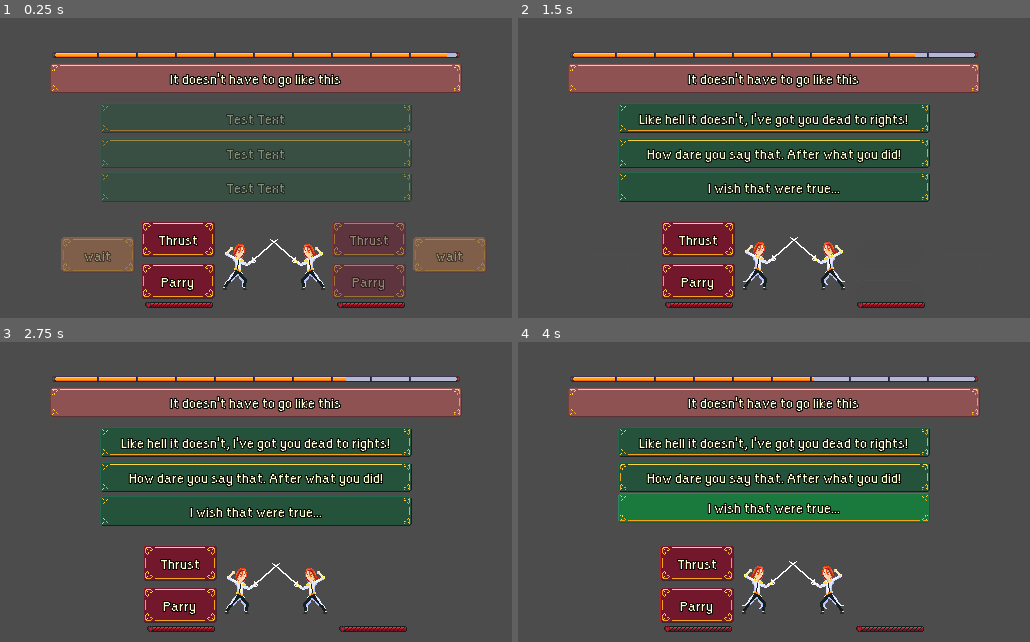
Above: before the commit, frames 1-4 (two rows, left to right).
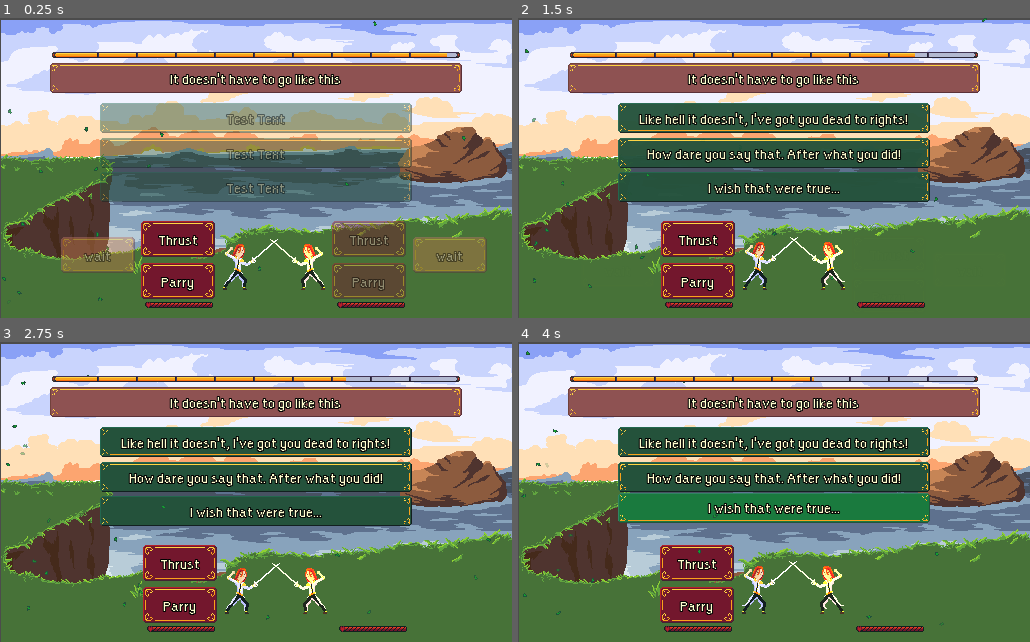
Above: after the commit, the same moments.

Repository: jibberwocky/LD51
Game: Godot game, scene res://DuelScene.tscn
Same seed, same stepped clock (60 frames per second), same inputs: the game is played once before the commit and once after it.
Inputs (mouse positions are in pixels of both pictures, inside the frame that each line leads up to):
- Up to frame 1 (0.25 s): no input
- Up to frame 2 (1.5 s): click (774, 78) at 0.52 s; click (774, 78) at 1.27 s
- Up to frame 3 (2.75 s): click (256, 402) at 2.02 s
- Up to frame 4 (4 s): move the mouse to (886, 477) at 2.77 s; move the mouse to (671, 507) at 3.52 s

The runs differ from the first frame. In frame 1, 73% of the frame differs, in the area x 0-100%, y 0-100%; in frame 2, 66%; in frame 3, 66%; in frame 4, 67%.

Commit message:
gosh backgrounds

Diff:
--- a/Characters/Duelist.tscn
+++ b/Characters/Duelist.tscn
@@ -43,6 +43,23 @@
 "values": [ Color( 1, 1, 1, 1 ) ]
 }
 
+[sub_resource type="Animation" id=15]
+resource_name = "die"
+length = 0.5
+step = 0.0833333
+tracks/0/type = "value"
+tracks/0/path = NodePath(".:frame")
+tracks/0/interp = 1
+tracks/0/loop_wrap = true
+tracks/0/imported = false
+tracks/0/enabled = true
+tracks/0/keys = {
+"times": PoolRealArray( 0, 0.0833333, 0.166667, 0.25 ),
+"transitions": PoolRealArray( 1, 1, 1, 1 ),
+"update": 1,
+"values": [ 19, 20, 21, 22 ]
+}
+
 [sub_resource type="Animation" id=3]
 resource_name = "getHit"
 length = 0.416667
@@ -72,6 +89,22 @@
 "values": [ Vector2( 1, 1.1 ), Vector2( 1, 0.9 ), Vector2( 1, 1.1 ), Vector2( 1, 0.9 ) ]
 }
 
+[sub_resource type="Animation" id=16]
+resource_name = "give_up"
+length = 0.6
+tracks/0/type = "value"
+tracks/0/path = NodePath(".:frame")
+tracks/0/interp = 1
+tracks/0/loop_wrap = true
+tracks/0/imported = false
+tracks/0/enabled = true
+tracks/0/keys = {
+"times": PoolRealArray( 0, 0.1, 0.2, 0.3, 0.4, 0.5 ),
+"transitions": PoolRealArray( 1, 1, 1, 1, 1, 1 ),
+"update": 1,
+"values": [ 0, 23, 24, 25, 26, 25 ]
+}
+
 [sub_resource type="Animation" id=2]
 resource_name = "idle"
 length = 0.5
@@ -119,6 +152,22 @@
 "values": [ Vector2( 1, 1 ), Vector2( 1.05, 1 ), Vector2( 1.05, 1 ), Vector2( 1, 1.05 ) ]
 }
 
+[sub_resource type="Animation" id=17]
+resource_name = "reconcile"
+length = 0.6
+tracks/0/type = "value"
+tracks/0/path = NodePath(".:frame")
+tracks/0/interp = 1
+tracks/0/loop_wrap = true
+tracks/0/imported = false
+tracks/0/enabled = true
+tracks/0/keys = {
+"times": PoolRealArray( 0, 0.1, 0.2, 0.3, 0.4, 0.5 ),
+"transitions": PoolRealArray( 1, 1, 1, 1, 1, 1 ),
+"update": 1,
+"values": [ 28, 29, 30, 31, 30, 31 ]
+}
+
 [sub_resource type="Animation" id=5]
 resource_name = "thrust"
 length = 0.583333
@@ -202,15 +251,18 @@
 [node name="Duelist" type="Sprite"]
 position = Vector2( 40, 0 )
 texture = ExtResource( 1 )
-hframes = 20
+hframes = 32
 script = ExtResource( 2 )
 
 [node name="AnimationPlayer" type="AnimationPlayer" parent="."]
 autoplay = "idle"
 anims/RESET = SubResource( 1 )
+anims/die = SubResource( 15 )
 anims/getHit = SubResource( 3 )
+anims/give_up = SubResource( 16 )
 anims/idle = SubResource( 2 )
 anims/parry = SubResource( 4 )
+anims/reconcile = SubResource( 17 )
 anims/thrust = SubResource( 5 )
 anims/wait = SubResource( 6 )
 
--- a/DialogDatabase.gd
+++ b/DialogDatabase.gd
@@ -58,9 +58,9 @@
 	#Consider reading in JSON if I have time
 	Dialogs["neutral"].append_array([
 	ChoiceObject.new("I can't let you pass, just lower your blade",[
-	DialogChoice.new("The friend I knew would never stand against me like this.", Vector3(10,-5,1), GlobalSettings.SWORD_ACTIONS.WAIT),
+	DialogChoice.new("The friend I knew would never demand that", Vector3(10,-5,1), GlobalSettings.SWORD_ACTIONS.WAIT),
 	DialogChoice.new("What. afraid I might win a fair fight?", Vector3(1,10,10),  GlobalSettings.SWORD_ACTIONS.PARRY),
-	DialogChoice.new("the others couldn't stand in my way, neither will you!", Vector3(-20,15,10), GlobalSettings.SWORD_ACTIONS.THRUST),
+	DialogChoice.new("the others couldn't stand in my way neither will you!", Vector3(-20,15,10), GlobalSettings.SWORD_ACTIONS.THRUST),
 	DialogChoice.new("...", Vector3(0,1,0), GlobalSettings.SWORD_ACTIONS.WAIT) ]),
 
 	ChoiceObject.new("Impressive… you’ve come a long way from the student I once knew",[
@@ -76,14 +76,14 @@
 	DialogChoice.new("...", Vector3(5,0,0), GlobalSettings.SWORD_ACTIONS.PARRY) ]),
 
 	ChoiceObject.new("Your father had to die! You must understand he was a monster and a traitor!",[
-	DialogChoice.new("LIAR! YOU are the traitor. You’ll pay for what you did", Vector3(0,0,20), GlobalSettings.SWORD_ACTIONS.THRUST),
+	DialogChoice.new("LIAR! You’ll pay for what you did", Vector3(0,0,20), GlobalSettings.SWORD_ACTIONS.THRUST),
 	DialogChoice.new("I understand ...", Vector3(10,0,-10), GlobalSettings.SWORD_ACTIONS.WAIT),
-	DialogChoice.new("this isn't about him?. This has always been about you.", Vector3(15,10,-10), GlobalSettings.SWORD_ACTIONS.THRUST),
+	DialogChoice.new("this isn't about him. This has always been about you.", Vector3(15,10,-10), GlobalSettings.SWORD_ACTIONS.THRUST),
 	DialogChoice.new("...", Vector3(0,15,0), GlobalSettings.SWORD_ACTIONS.THRUST) ]),
 
 	ChoiceObject.new("It’s clear you our past means nothing to you. This ends here!",[
 	DialogChoice.new("Indeed. Give me a good fight, like the ones we used to have", Vector3(30,0,0), GlobalSettings.SWORD_ACTIONS.THRUST),
-	DialogChoice.new("Please. Wait. You were my friend, I loved you. ", Vector3(30,-20,-20), GlobalSettings.SWORD_ACTIONS.WAIT),
+	DialogChoice.new("Please. Wait. You were my friend. ", Vector3(30,-20,-20), GlobalSettings.SWORD_ACTIONS.WAIT),
 	DialogChoice.new("Then prepare to die", Vector3(-20,40,0), GlobalSettings.SWORD_ACTIONS.THRUST),
 	DialogChoice.new("...", Vector3(0,0,40), GlobalSettings.SWORD_ACTIONS.PARRY) ]),
 	])
@@ -182,10 +182,10 @@
 	DialogChoice.new("And you’d do the same? you aren't above this", Vector3(-10,0,10), GlobalSettings.SWORD_ACTIONS.THRUST),
 	DialogChoice.new("...", Vector3(10,-10,-10), GlobalSettings.SWORD_ACTIONS.WAIT) ]),
 
-	ChoiceObject.new("Let up a minute, you're frightening me, this isn’t a fight with honor",[
-	DialogChoice.new("Afraid of a real fight?", Vector3(0,10,15), GlobalSettings.SWORD_ACTIONS.THRUST),
+	ChoiceObject.new("Let up a minute, you're frightening me",[
+	DialogChoice.new("Afraid of a real threat?", Vector3(0,10,15), GlobalSettings.SWORD_ACTIONS.THRUST),
 	DialogChoice.new("My real friend would fight not cower", Vector3(5,20,10), GlobalSettings.SWORD_ACTIONS.PARRY),
-	DialogChoice.new("*INTIMIDATING YELL*", Vector3(-30,40,0), GlobalSettings.SWORD_ACTIONS.THRUST),
+	DialogChoice.new("*YELL IN THEIR FACE*", Vector3(-30,40,0), GlobalSettings.SWORD_ACTIONS.THRUST),
 	DialogChoice.new("...", Vector3(0,20,0), GlobalSettings.SWORD_ACTIONS.THRUST) ]),
 
 	ChoiceObject.new("Please, have mercy, I don’t want to do this anymore",[
--- a/DuelManager.gd
+++ b/DuelManager.gd
@@ -17,6 +17,7 @@
 var duelist2_sword_choice = 0
 # Called when the node enters the scene tree for the first time.
 func _ready():
+	#$DialogDisplay.activate()
 	duelist2_sword_choice =  _select_enemy_action()
 	_everyTenSeconds.start()
 	pass # Replace with function body.
--- a/DuelScene.tscn
+++ b/DuelScene.tscn
@@ -1,7 +1,62 @@
-[gd_scene load_steps=2 format=2]
+[gd_scene load_steps=5 format=2]
 
+[ext_resource path="res://Art/Sprites/BG.png" type="Texture" id=1]
 [ext_resource path="res://Systems/DuelManager.tscn" type="PackedScene" id=2]
+[ext_resource path="res://Art/Sprites/leaf2.png" type="Texture" id=3]
+
+[sub_resource type="Gradient" id=1]
+offsets = PoolRealArray( 0, 0.0151515, 0.44697, 1 )
+colors = PoolColorArray( 1, 1, 1, 1, 1, 1, 1, 1, 1, 1, 1, 1, 1, 1, 1, 0 )
 
 [node name="DuelScene" type="Node2D"]
 
+[node name="Bg" type="Sprite" parent="."]
+position = Vector2( 257, 162 )
+texture = ExtResource( 1 )
+
+[node name="CPUParticles2D" type="CPUParticles2D" parent="Bg"]
+position = Vector2( -265, 42 )
+amount = 50
+lifetime = 20.0
+preprocess = 10.0
+randomness = 0.11
+lifetime_randomness = 1.0
+texture = ExtResource( 3 )
+emission_shape = 2
+emission_rect_extents = Vector2( 20, 200 )
+spread = 10.0
+gravity = Vector2( 0, 1 )
+initial_velocity = 100.0
+initial_velocity_random = 1.0
+angular_velocity = 400.0
+angular_velocity_random = 0.2
+radial_accel_random = 1.0
+angle = 180.0
+angle_random = 1.0
+color_ramp = SubResource( 1 )
+hue_variation = 1.0
+hue_variation_random = 0.01
+
 [node name="DuelManager" parent="." instance=ExtResource( 2 )]
+
+[node name="CPUParticles2D2" type="CPUParticles2D" parent="."]
+position = Vector2( -8, 204 )
+amount = 10
+lifetime = 20.0
+preprocess = 10.0
+randomness = 0.11
+texture = ExtResource( 3 )
+emission_shape = 2
+emission_rect_extents = Vector2( 20, 200 )
+spread = 10.0
+gravity = Vector2( 0, 1 )
+initial_velocity = 100.0
+initial_velocity_random = 1.0
+angular_velocity = 400.0
+angular_velocity_random = 0.2
+radial_accel_random = 1.0
+angle = 180.0
+angle_random = 1.0
+color_ramp = SubResource( 1 )
+hue_variation = 1.0
+hue_variation_random = 0.01
--- /dev/null
+++ b/MainScenes/MainMenu.tscn
@@ -0,0 +1,3 @@
+[gd_scene format=2]
+
+[node name="MainMenu" type="Node2D"]
--- /dev/null
+++ b/Systems/SceneManager.gd
@@ -0,0 +1,11 @@
+extends Node
+class_name scene_manager
+
+var currentScene := ""
+var nextScene := ""
+
+
+
+
+func _ready():
+	pass # Replace with function body.
--- /dev/null
+++ b/Systems/SceneManager.tscn
@@ -0,0 +1,9 @@
+[gd_scene load_steps=3 format=2]
+
+[ext_resource path="res://Systems/SceneManager.gd" type="Script" id=1]
+[ext_resource path="res://MainScenes/MainMenu.tscn" type="PackedScene" id=2]
+
+[node name="SceneManager" type="Node"]
+script = ExtResource( 1 )
+
+[node name="MainMenu" parent="." instance=ExtResource( 2 )]
--- a/Systems/SwordManager.tscn
+++ b/Systems/SwordManager.tscn
@@ -61,6 +61,7 @@
 margin_bottom = 18.0
 
 [node name="Duelist2" parent="." instance=ExtResource( 1 )]
+self_modulate = Color( 1.6, 1.2, 0.9, 1 )
 position = Vector2( 271, 240 )
 flip_h = true
 
--- a/project.godot
+++ b/project.godot
@@ -23,11 +23,17 @@
 "class": "DialogDisplay",
 "language": "GDScript",
 "path": "res://Gui/DialogDisplay.gd"
+}, {
+"base": "Node",
+"class": "scene_manager",
+"language": "GDScript",
+"path": "res://Systems/SceneManager.gd"
 } ]
 _global_script_class_icons={
 "Dialog": "",
 "DialogDatabase": "",
-"DialogDisplay": ""
+"DialogDisplay": "",
+"scene_manager": ""
 }
 
 [application]
Binary file added: Art/Sprites/BG.aseprite
Binary file added: Art/Sprites/BG.png
Not shown, added: Art/Sprites/BG.png.import
Binary file changed: Art/Sprites/Duelist_1.aseprite
Binary file changed: Art/Sprites/Duelist_1.png
Binary file added: Art/Sprites/leaf1.png
Not shown, added: Art/Sprites/leaf1.png.import
Binary file added: Art/Sprites/leaf2.png
Not shown, added: Art/Sprites/leaf2.png.import
Binary file added: Art/Sprites/petal.aseprite
Binary file added: Art/Sprites/petal.png
Not shown, added: Art/Sprites/petal.png.import
(and 1 more such lines)
